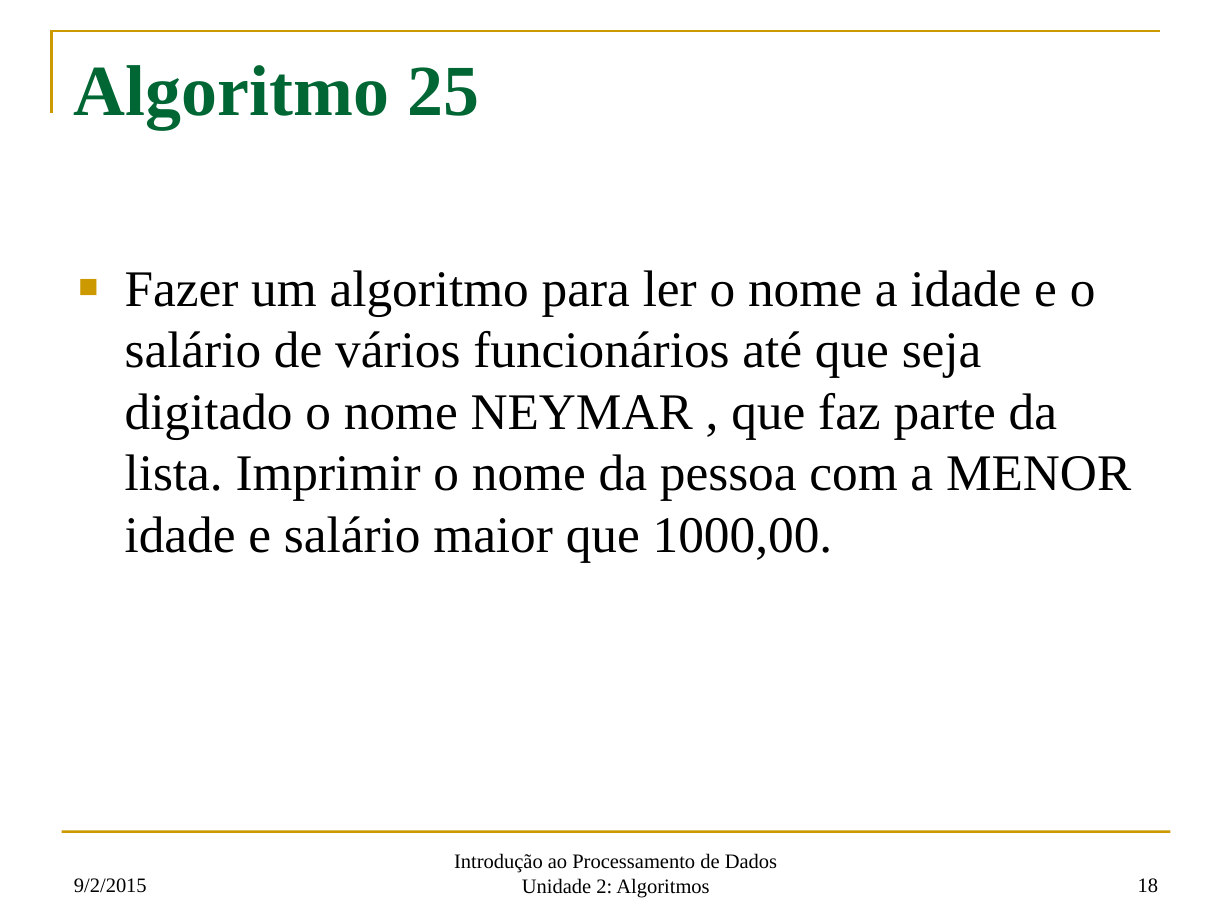
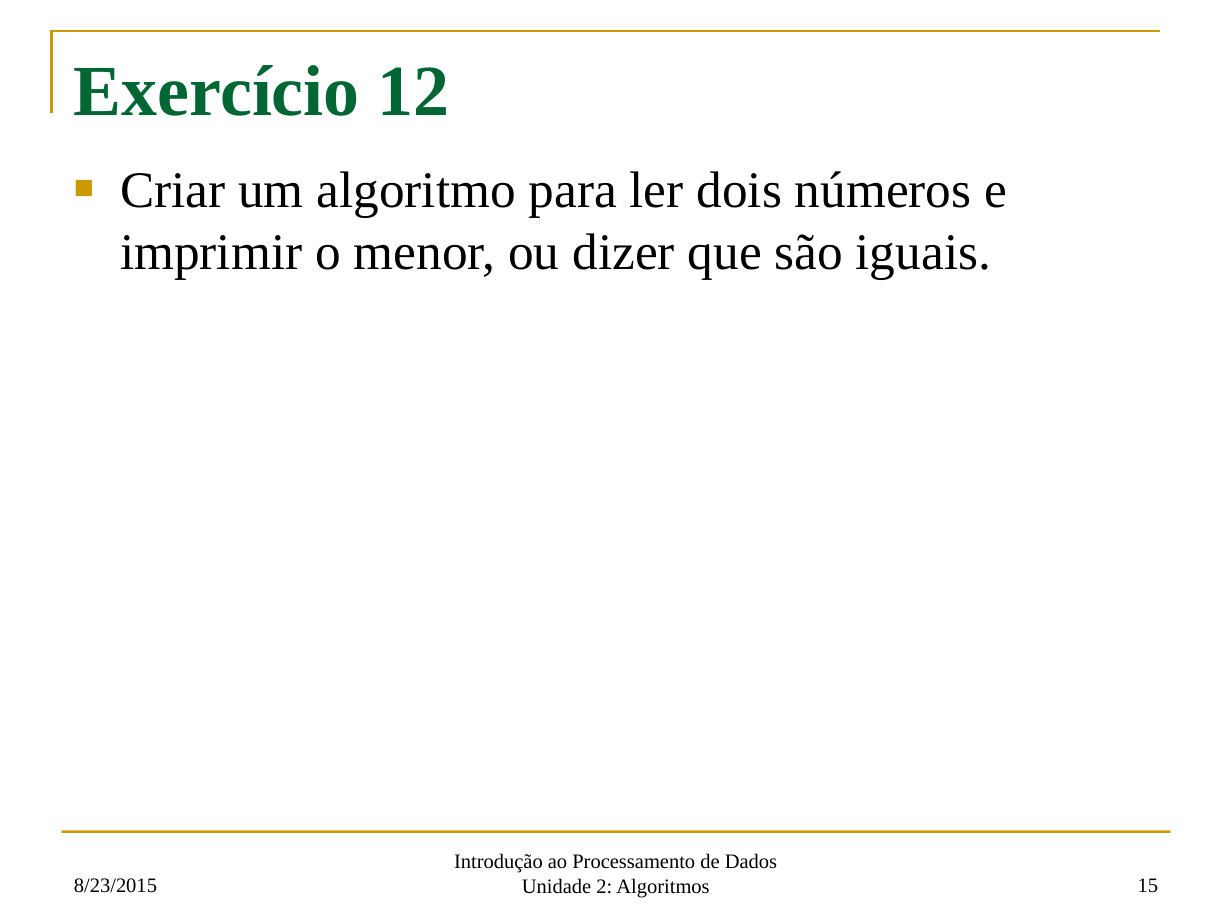
Before and after one commit to fsantanna-uerj/IPD, a slide deck: slide 15 of oficial/ipd-03.pptx (slide 18 before the commit). Drawn at 1232x924 pixels with LibreOffice and Linux fonts; fonts in the diff are those of the drawing. Boxes give left, top, right and bottom in pixels: in the first picture for what was removed or moved away, otherwise in the second. Text is boxed around its words. In the diff, an @@ line names an element or a change of style, - is before the commit and + after.

```diff
--- a/oficial/ipd-03.pptx
+++ b/oficial/ipd-03.pptx
@@ title at bbox=[74, 65, 450, 116]: text changed @@
-Algoritmo 25
+Exercício 12
@@ text added at bbox=[120, 171, 1007, 280], 30 pt, text #000000 @@
+■ Criar um algoritmo para ler dois números e imprimir o menor, ou dizer que são iguais.
@@ text removed at bbox=[125, 270, 1131, 563] @@
-■ Fazer um algoritmo para ler o nome a idade e o salário de vários funcionários até que seja digitado o nome NEYMAR , que faz parte da lista. Imprimir o nome da pessoa com a MENOR idade e salário maior que 1000,00.
@@ text at bbox=[74, 878, 157, 893]: text changed @@
-9/2/2015
+8/23/2015
@@ page number at bbox=[1138, 878, 1158, 893]: text changed @@
-18
+15
```
Also in this commit, not shown: 9 other slides changed, 12 slides added, 11 slides removed, 5 other files.
